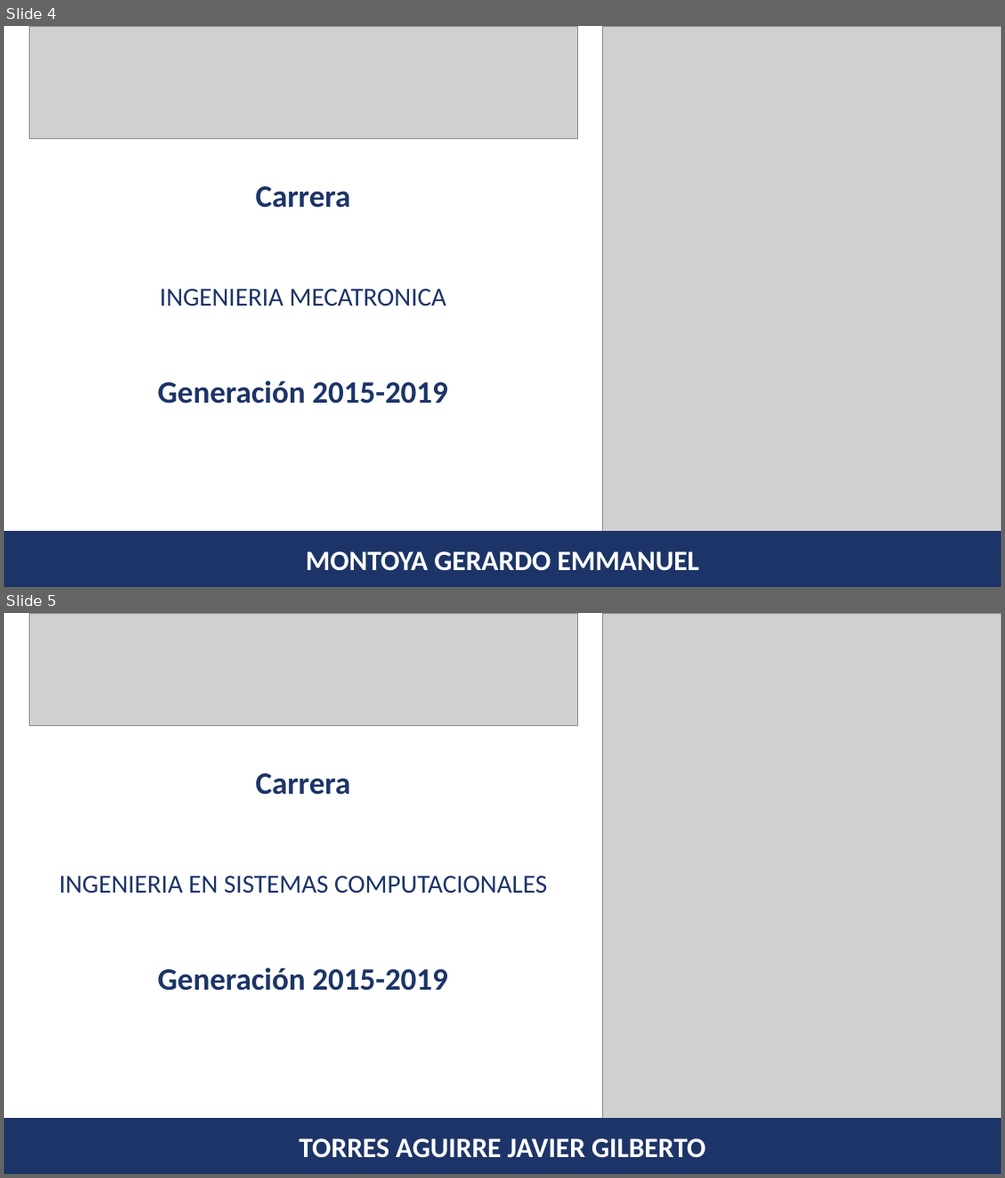
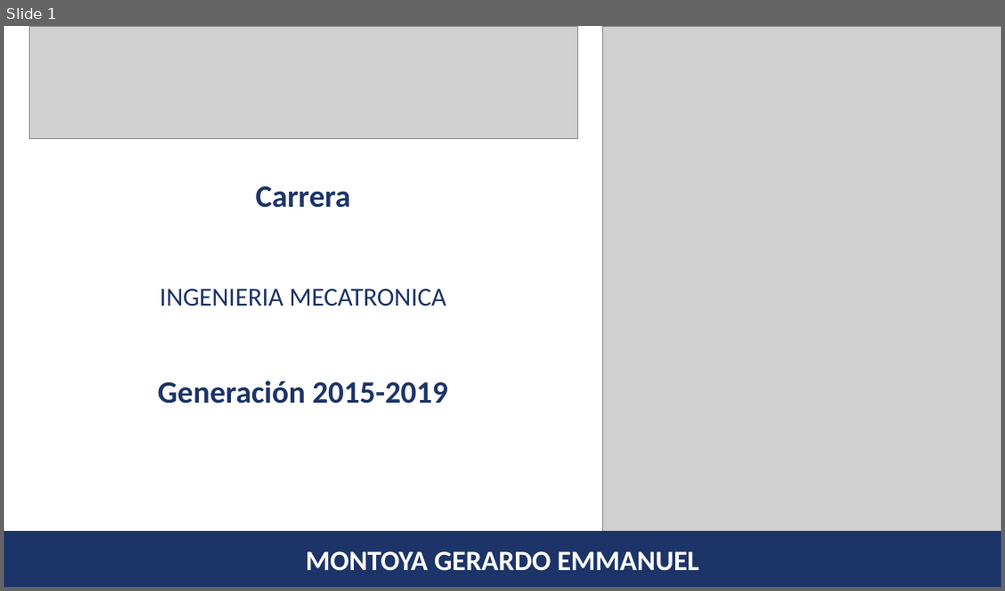
Before and after one commit to Suz8a/pptxGenerator, a slide deck: generator/INGENIERIA MECATRONICA.pptx. Shown one above the other, each under a label of ours: slides 4 and 5 before the commit, slide 1 after it. The pictures are 1005x1178 and 1005x591 pixels, drawn with LibreOffice and Linux fonts; fonts in the diff are those of the drawing; grey boxes stand for pictures. Boxes give left, top, right and bottom in pixels: in the first picture for what was removed or moved away, otherwise in the second. Text is boxed around its words. In the diff, an @@ line names an element or a change of style, - is before the commit and + after.

Commit message:
generates pptx by carrer

```diff
--- a/generator/INGENIERIA MECATRONICA.pptx
+++ b/generator/INGENIERIA MECATRONICA.pptx
@@ slide 5 removed at bbox=[4, 613, 1001, 1174], background #FFFFFF @@
@@ picture removed at bbox=[29, 613, 577, 725] @@
@@ picture removed at bbox=[602, 613, 1001, 1118] @@
@@ text removed at bbox=[256, 773, 351, 795] @@
-Carrera
@@ text removed at bbox=[59, 876, 547, 893] @@
-INGENIERIA EN SISTEMAS COMPUTACIONALES
@@ text removed at bbox=[158, 967, 447, 990] @@
-Generación 2015-2019
@@ rectangle removed at bbox=[4, 1118, 1001, 1174] @@
-TORRES AGUIRRE JAVIER GILBERTO
@@ what was slide 4 is now slide 1 @@
```
Also in this commit, not shown: 3 other slides removed, 3 other files.
